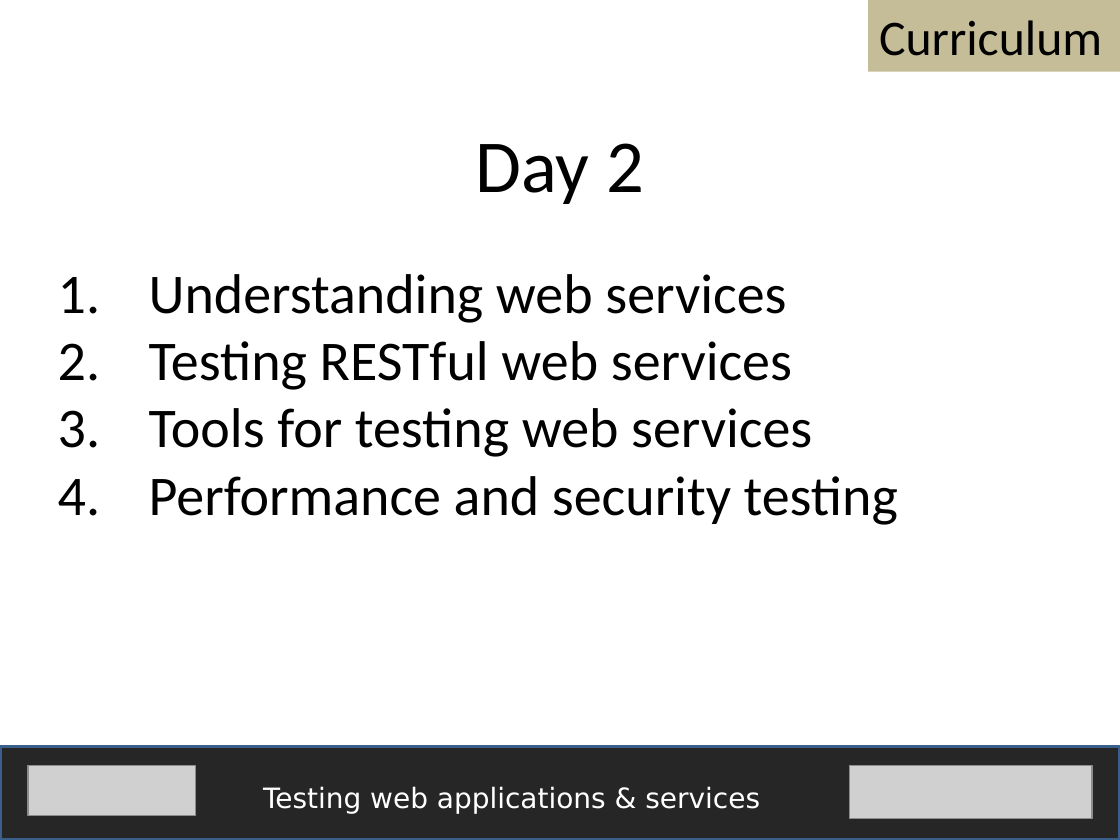
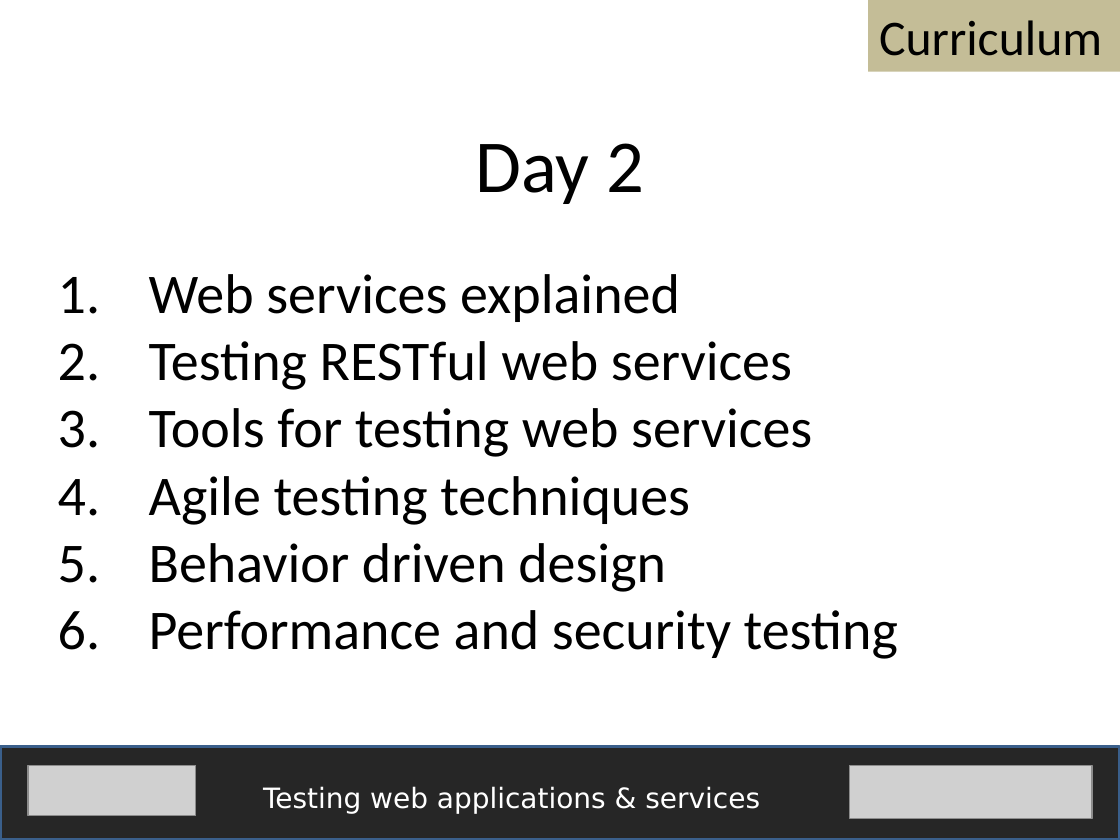
Before and after one commit to fijiaaron/testing-web-apps-and-services, a slide deck: slide 8 of presentations/Introduction.pptx. Drawn at 1120x840 pixels with LibreOffice and Linux fonts; fonts in the diff are those of the drawing; grey boxes stand for pictures. Boxes give left, top, right and bottom in pixels: in the first picture for what was removed or moved away, otherwise in the second. Text is boxed around its words. In the diff, an @@ line names an element or a change of style, - is before the commit and + after.

Commit message:
updated curriculum itinerary in introduction and added web architecture to technical understanding

```diff
--- a/presentations/Introduction.pptx
+++ b/presentations/Introduction.pptx
@@ text at (149, 274, 680, 322): text changed @@
-1. Understanding web services
+1. Web services explained
@@ text at (149, 476, 690, 592): paragraphs added @@
+4. Agile testing techniques
+5. Behavior driven design
```
Also in this commit, not shown: 1 other slide changed, 2 other files.
